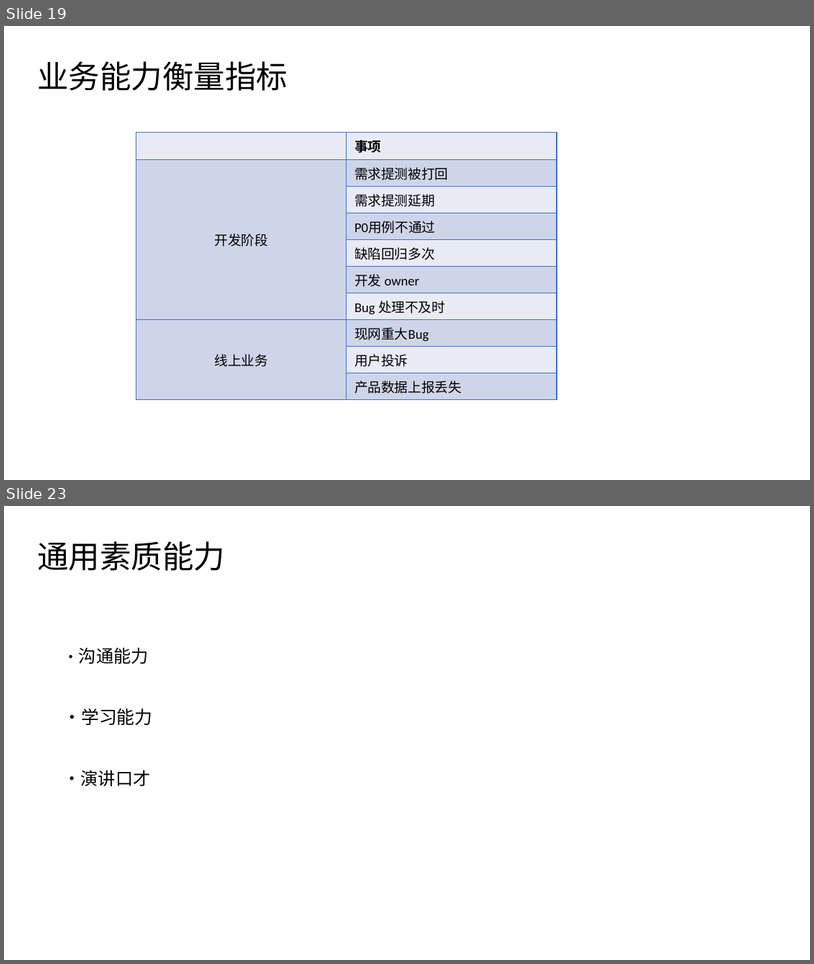
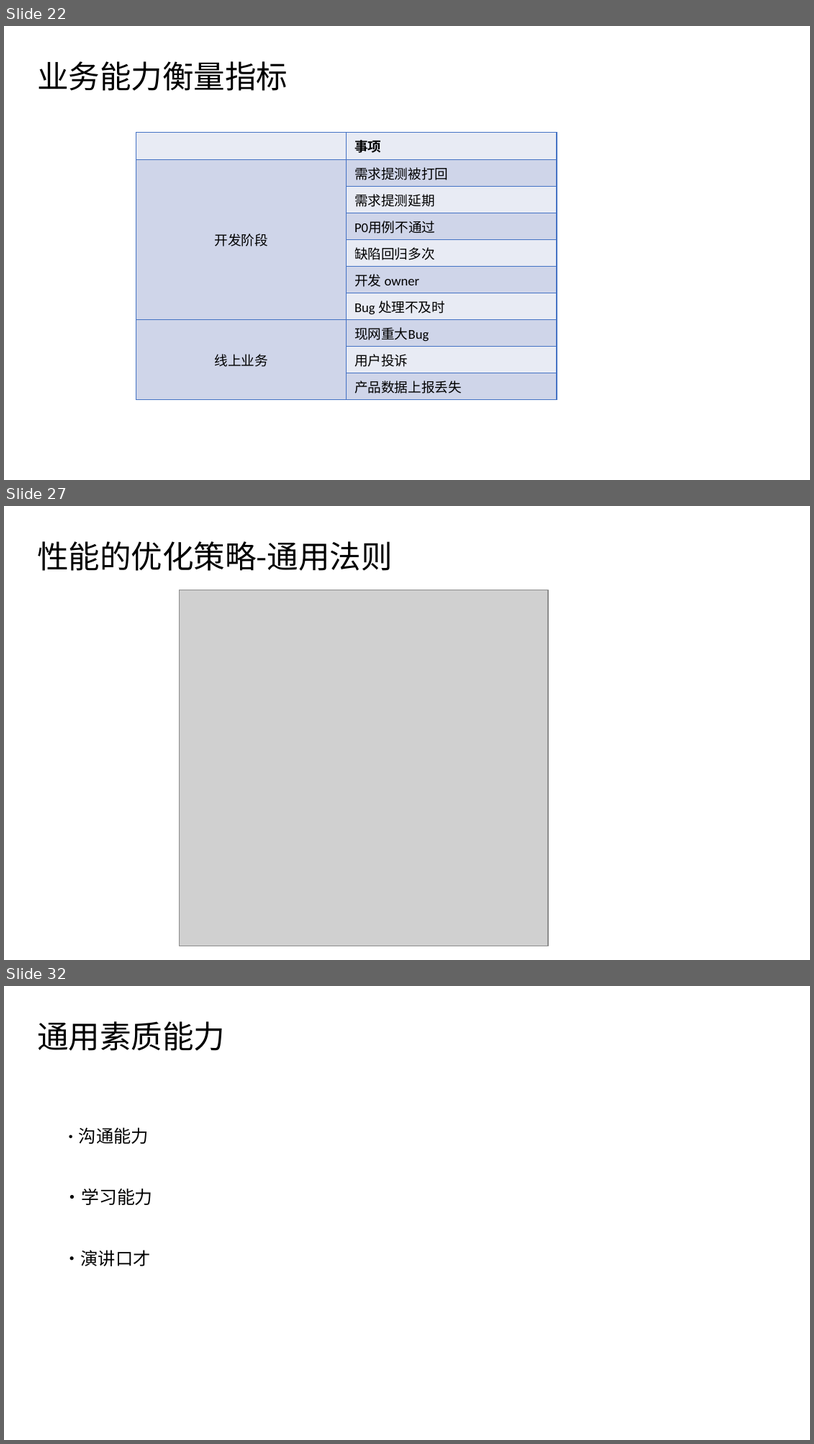
Before and after one commit to cpselvis/sharing, a slide deck: ppt/腾讯课堂Next公开课2019-3-7/《学习前端如何打造核心竞争力》 .pptx. Shown one above the other, each under a label of ours: slides 19 and 23 before the commit, slides 22, 27 and 32 after it; the slides between them are not shown. The pictures are 814x964 and 814x1444 pixels, drawn with LibreOffice and Linux fonts; fonts in the diff are those of the drawing; grey boxes stand for pictures; background and template pictures are left out. Boxes give left, top, right and bottom in pixels: in the first picture for what was removed or moved away, otherwise in the second. Text is boxed around its words. In the diff, an @@ line names an element or a change of style, - is before the commit and + after.

```diff
--- a/ppt/腾讯课堂Next公开课2019-3-7/《学习前端如何打造核心竞争力》 .pptx
+++ b/ppt/腾讯课堂Next公开课2019-3-7/《学习前端如何打造核心竞争力》 .pptx
@@ slide 27 added at bbox=[4, 506, 810, 960], background #FFFFFF @@
@@ text added at bbox=[37, 541, 393, 571], 28 pt, text #000000 @@
+性能的优化策略-通用法则
@@ picture added at bbox=[179, 590, 548, 947] @@
@@ what was slide 19 is now slide 22 @@
@@ what was slide 23 is now slide 32 @@
```
Also in this commit, not shown: 2 slides changed, 9 other slides added, 1 slide removed, 1 other file.
